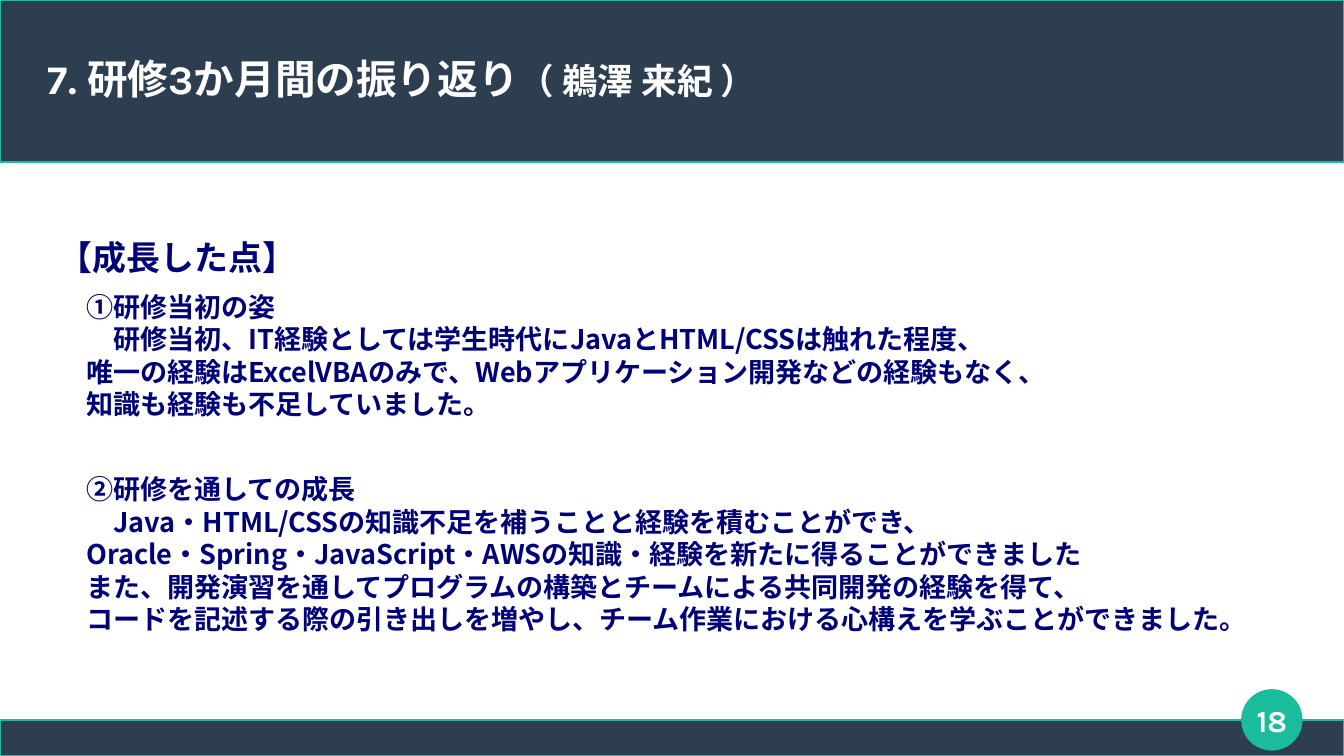
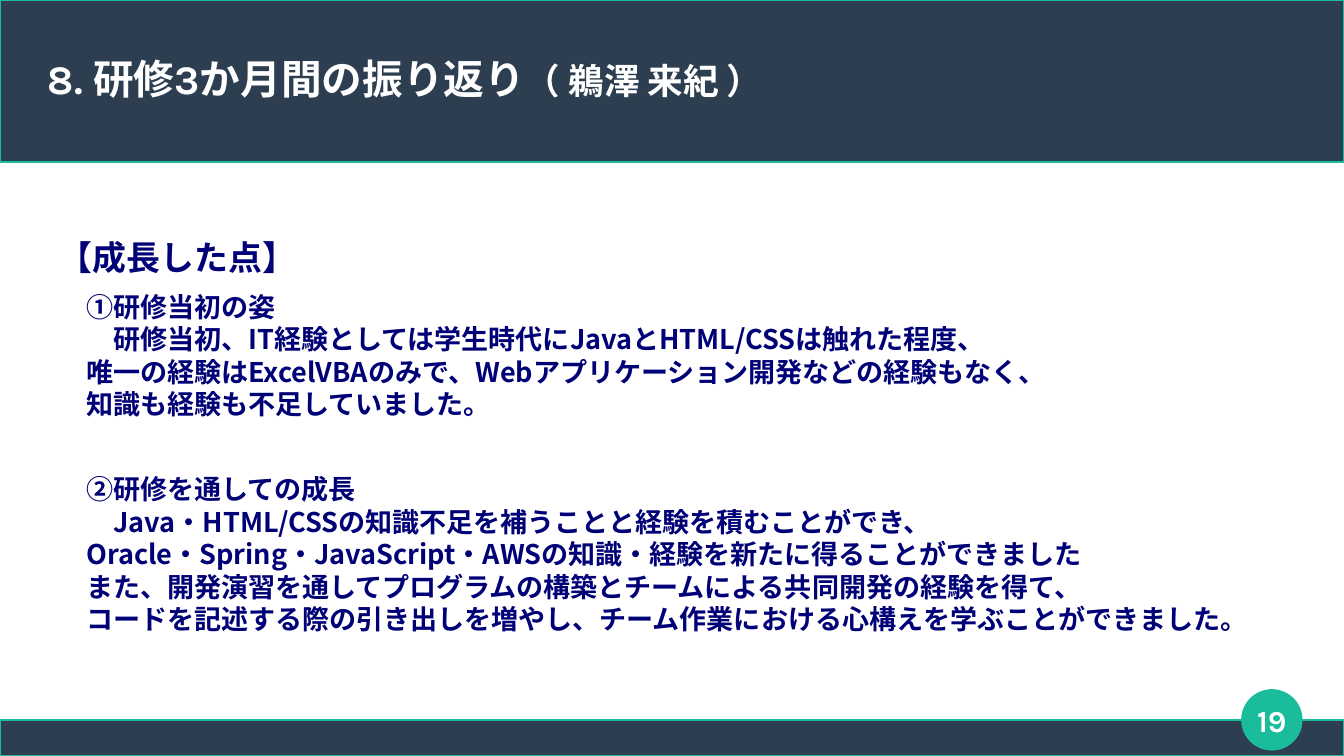
Before and after one commit to connk95/Shared-Shop, a slide deck: slide 19 of TeamUzawa_Sharing_ProjectFile/発表用スライド_チーム鵜澤.odp (slide 18 before the commit). Drawn at 1344x756 pixels with LibreOffice and Linux fonts; fonts in the diff are those of the drawing. Boxes give left, top, right and bottom in pixels: in the first picture for what was removed or moved away, otherwise in the second. Text is boxed around its words. In the diff, an @@ line names an element or a change of style, - is before the commit and + after.

```diff
--- a/TeamUzawa_Sharing_ProjectFile/発表用スライド_チーム鵜澤.odp
+++ b/TeamUzawa_Sharing_ProjectFile/発表用スライド_チーム鵜澤.odp
@@ title at <box>48,59,719,98</box>: text changed @@
-7. 研修3か月間の振り返り（ 鵜澤 来紀 ）
+8. 研修3か月間の振り返り（ 鵜澤 来紀 ）
@@ page number at <box>1257,712,1286,733</box>: text changed @@
-18
+19
```
Also in this commit, not shown: 11 other slides changed, 1 slide added.
